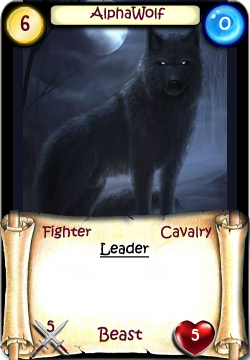
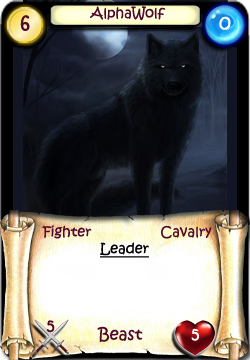
Before/after of a w=250, h=360 layered artwork. What changed in the layer stack:
added layer "Layer 15" above "Layer 14" over [0, 23, 250, 225]
